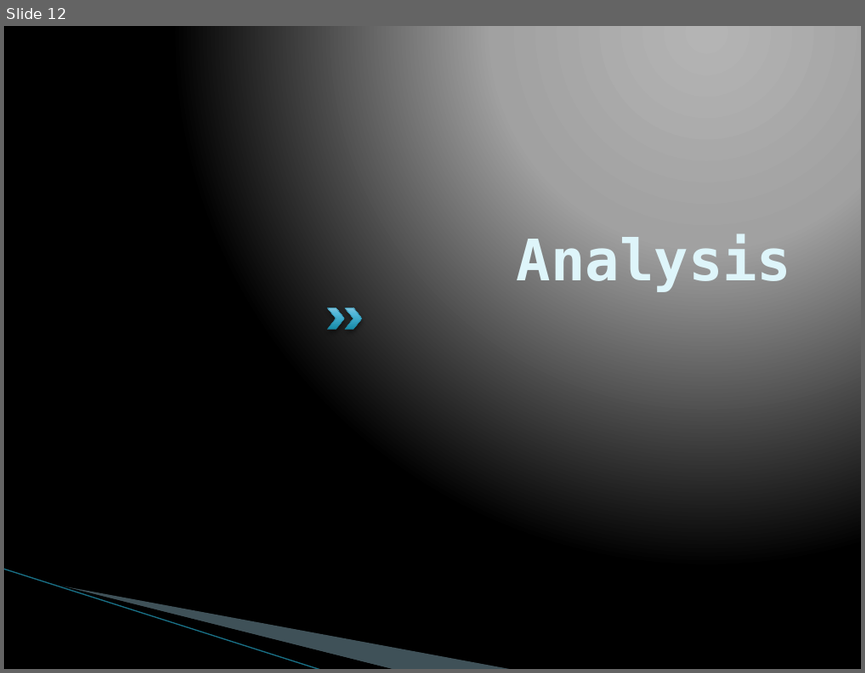
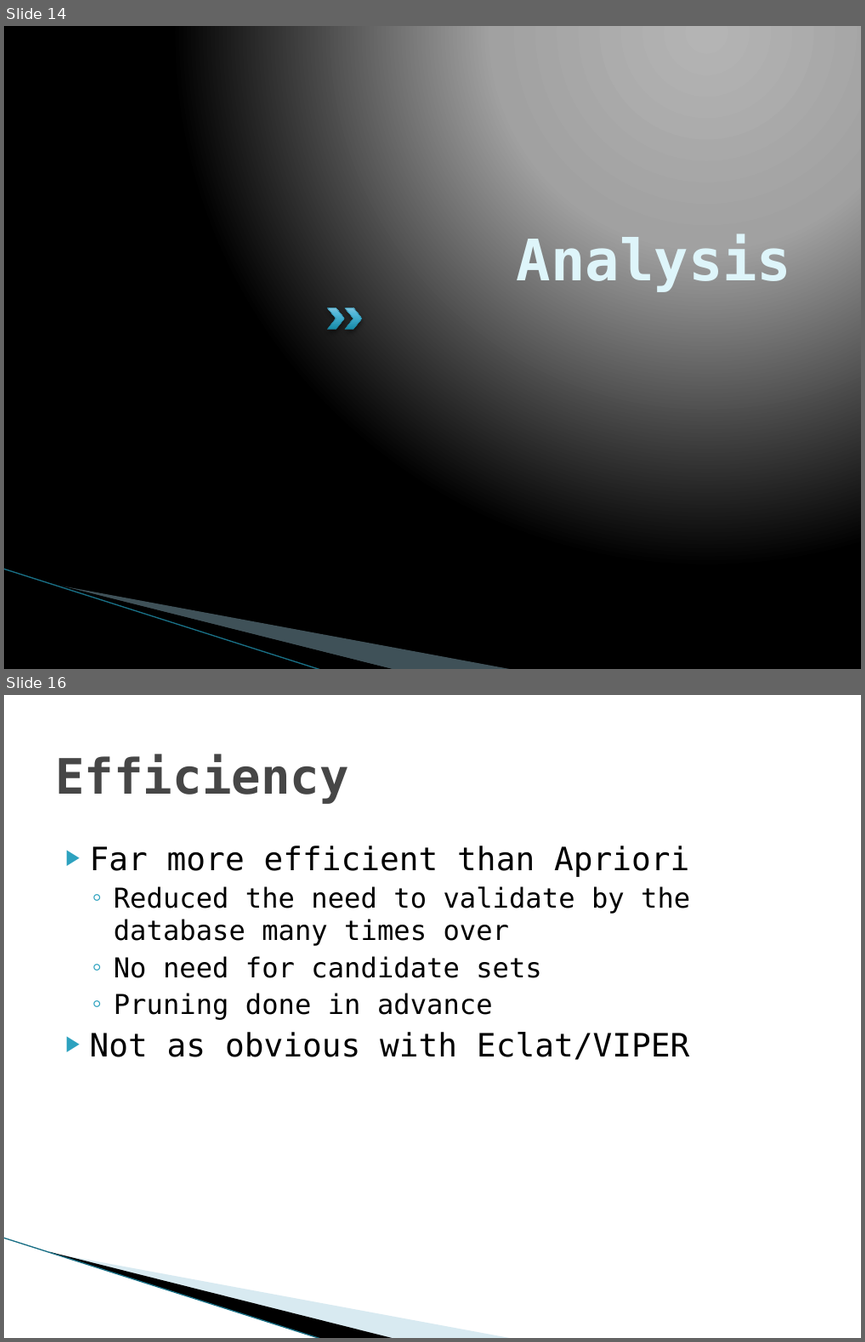
Before and after one commit to smithi35/RarePatternMining, a slide deck: Documentation/Rare Pattern Mining through Rare Pattern Growth.pptx. Shown one above the other, each under a label of ours: slide 12 before the commit, slides 14 and 16 after it; the slides between them are not shown. The pictures are 865x673 and 865x1342 pixels, drawn with LibreOffice and Linux fonts; fonts in the diff are those of the drawing; background and template pictures are left out. Boxes give left, top, right and bottom in pixels: in the first picture for what was removed or moved away, otherwise in the second. Text is boxed around its words. In the diff, an @@ line names an element or a change of style, - is before the commit and + after.

Commit message:
Moved some stuff around, deleted some unneeded files, and updated the powerpoint I may not need

```diff
--- a/Documentation/Rare Pattern Mining through Rare Pattern Growth.pptx
+++ b/Documentation/Rare Pattern Mining through Rare Pattern Growth.pptx
@@ slide 16 added at [4, 695, 861, 1338], background #FFFFFF; not listed: 3 template elements that a slide beside it also shows @@
@@ title added at [55, 754, 348, 804], 41 pt, text #464646, bold @@
+Efficiency
@@ text added at [90, 845, 690, 1060], 23 pt, text #000000 @@
+▶ Far more efficient than Apriori
+  ◦ Reduced the need to validate by the database many times over
+  ◦ No need for candidate sets
+  ◦ Pruning done in advance
+▶ Not as obvious with Eclat/VIPER
@@ what was slide 12 is now slide 14 @@
```
Also in this commit, not shown: 4 slides changed, 3 other slides added, 2 slides removed, 43 other files.
